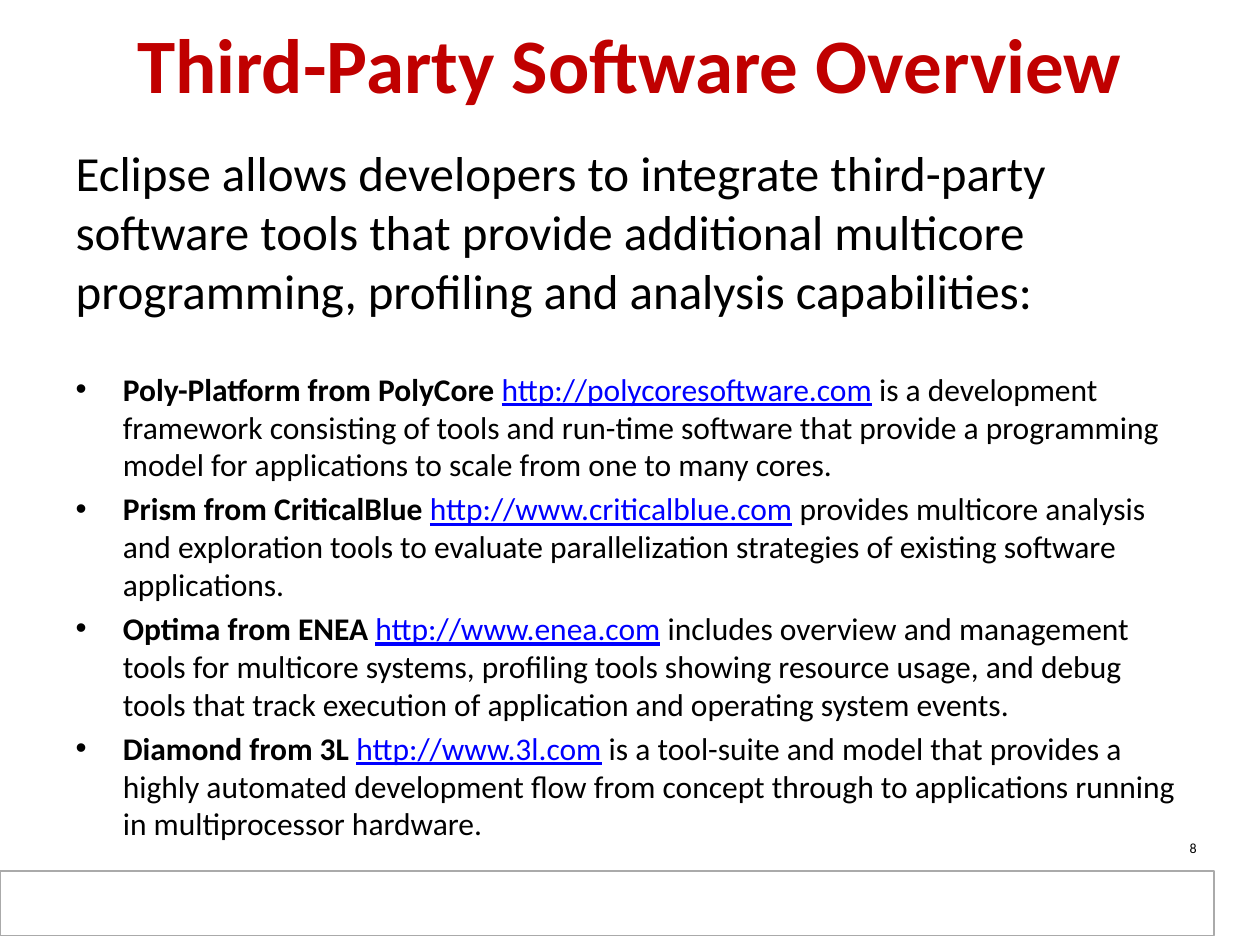
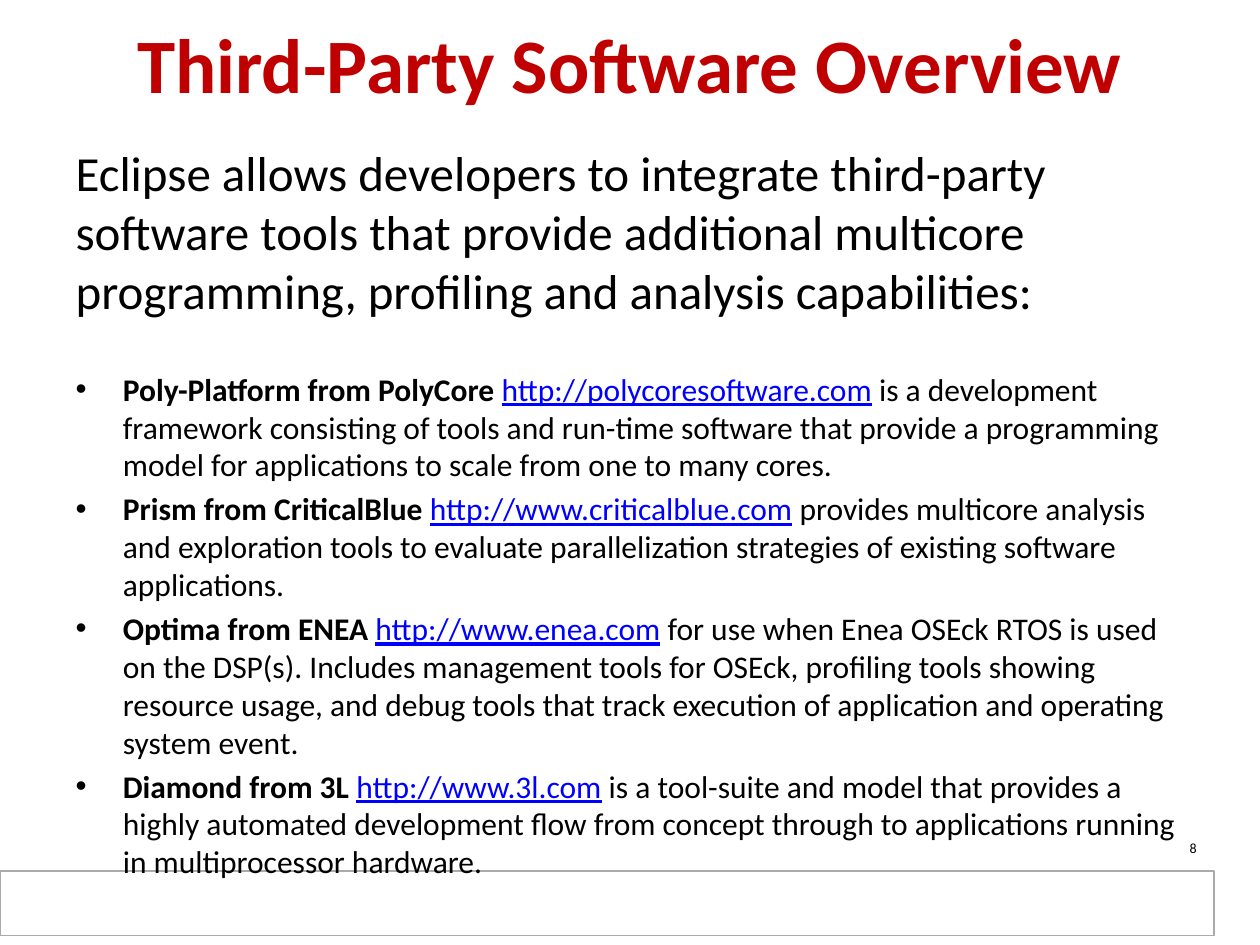
Before and after one commit to hari1989/keystone-workshop, a slide deck: slide 8 of slides/KeyStone Software.pptx. Drawn at 1260x945 pixels with LibreOffice and Linux fonts; fonts in the diff are those of the drawing; background and template pictures are left out. Boxes give left, top, right and bottom in pixels: in the first picture for what was removed or moved away, otherwise in the second. Text is boxed around its words. In the diff, an @@ line names an element or a change of style, - is before the commit and + after.

Commit message:
Change the ENEA description

```diff
--- a/slides/KeyStone Software.pptx
+++ b/slides/KeyStone Software.pptx
@@ text at bbox=[123, 618, 1164, 759]: text changed @@
-• Optima from ENEA http://www.enea.com includes overview and management tools for multicore systems, profiling tools showing resource usage, and debug tools that track execution of application and operating system events.
+• Optima from ENEA http://www.enea.com for use when Enea OSEck RTOS is used on the DSP(s). Includes management tools for OSEck, profiling tools showing resource usage, and debug tools that track execution of application and operating system event.
```
